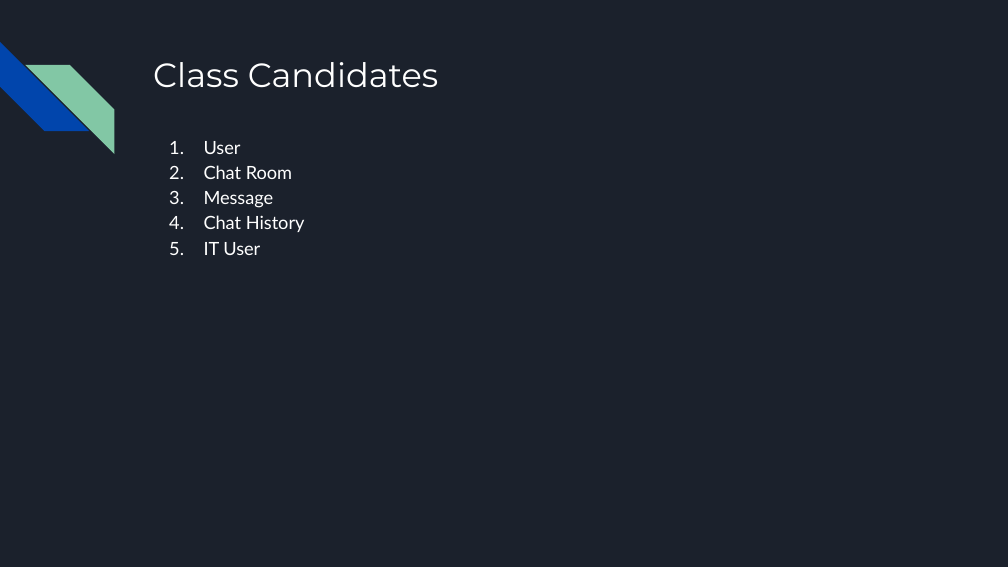
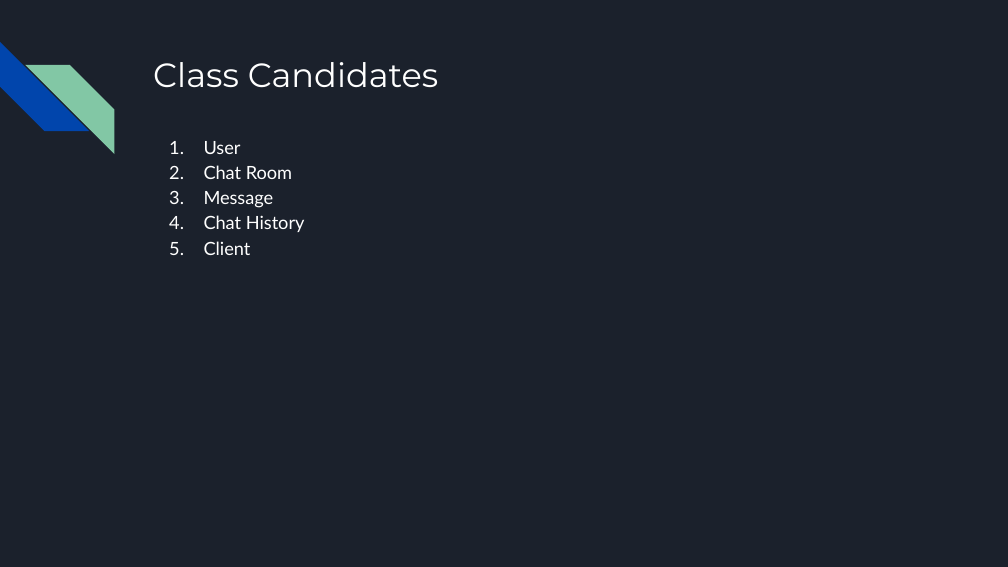
Before and after one commit to R3r3zzed/Comms-Project, a slide deck: slide 4 of Requirements/Comms Project.pptx. Drawn at 1008x567 pixels with LibreOffice and Linux fonts; fonts in the diff are those of the drawing. Boxes give left, top, right and bottom in pixels: in the first picture for what was removed or moved away, otherwise in the second. Text is boxed around its words. In the diff, an @@ line names an element or a change of style, - is before the commit and + after.

```diff
--- a/Requirements/Comms Project.pptx
+++ b/Requirements/Comms Project.pptx
@@ text at (204, 241, 251, 255): text changed @@
-5. IT User
+5. Client
```
Also in this commit, not shown: 1 other file.
